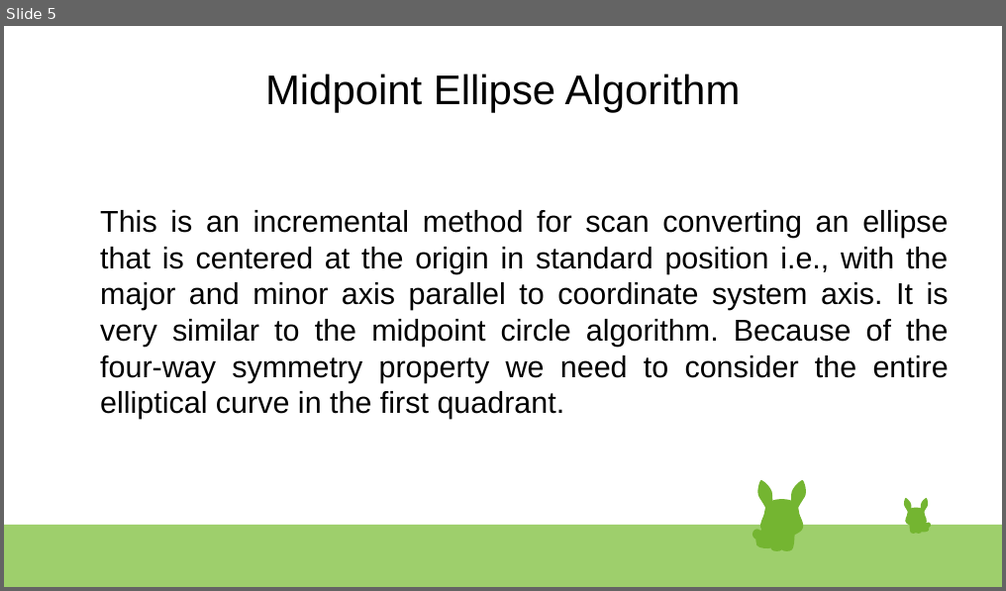
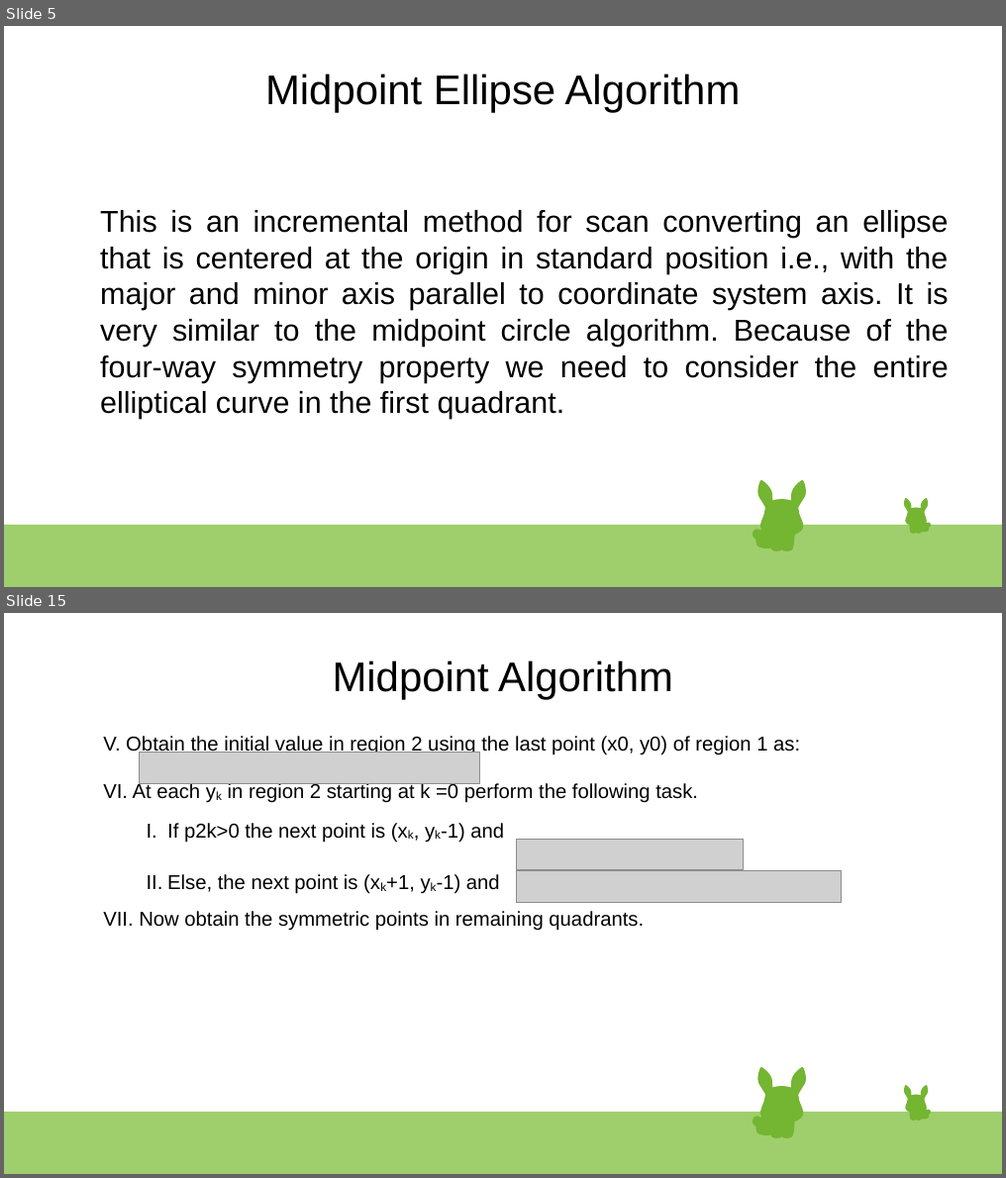
Before and after one commit to seamoonpandey/computer-graphics, a slide deck: ellipse.odp. Shown one above the other, each under a label of ours: slide 5 before the commit, slides 5 and 15 after it; the slides between them are not shown. The pictures are 1006x591 and 1006x1178 pixels, drawn with LibreOffice and Linux fonts; fonts in the diff are those of the drawing; grey boxes stand for pictures. Boxes give left, top, right and bottom in pixels: in the first picture for what was removed or moved away, otherwise in the second. Text is boxed around its words. In the diff, an @@ line names an element or a change of style, - is before the commit and + after.

```diff
--- a/ellipse.odp
+++ b/ellipse.odp
@@ slide 15 added at (x1=4, y1=613, x2=1002, y2=1174), background #FFFFFF; not listed: 47 template elements that a slide beside it also shows @@
@@ title added at (x1=333, y1=661, x2=673, y2=700), 33 pt, text #000000 @@
+Midpoint Algorithm
@@ text added at (x1=103, y1=736, x2=800, y2=931), 16 pt, text #000000 @@
+V. Obtain the initial value in region 2 using the last point (x0, y0) of region 1 as:
+VI. At each yk in region 2 starting at k =0 perform the following task.
+    I. If p2k>0 the next point is (xk, yk-1) and
+    II. Else, the next point is (xk+1, yk-1) and
+VII. Now obtain the symmetric points in remaining quadrants.
@@ picture added at (x1=140, y1=752, x2=480, y2=783) @@
@@ picture added at (x1=517, y1=839, x2=743, y2=870) @@
@@ picture added at (x1=517, y1=871, x2=842, y2=903) @@
```
Also in this commit, not shown: 1 slide changed, 11 other slides added, 1 slide removed.
